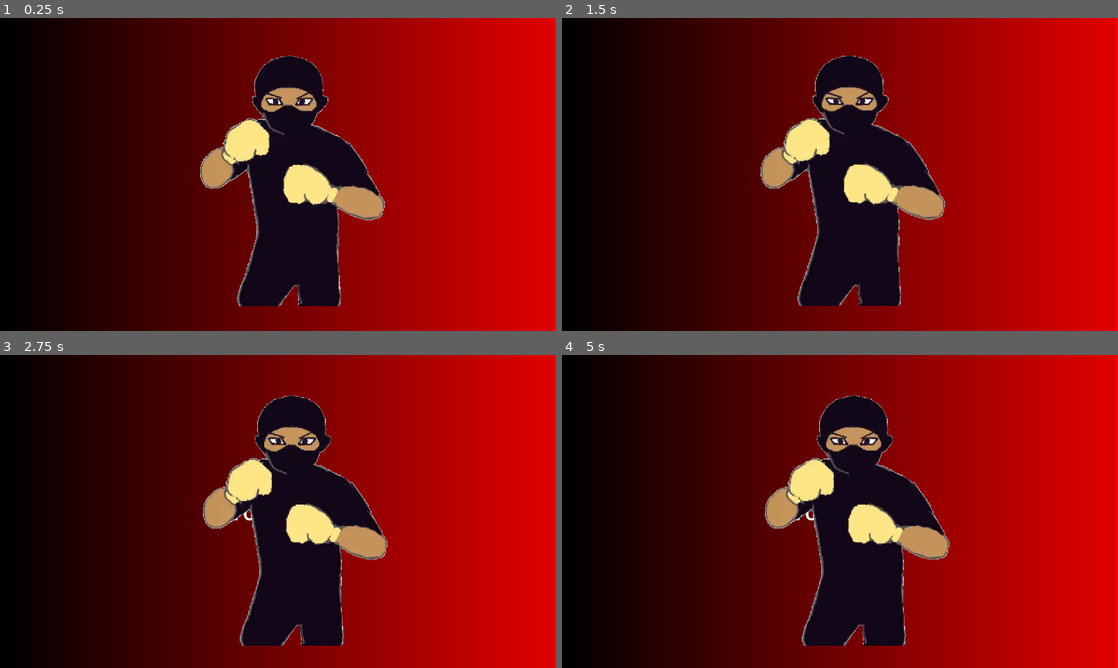
Above: before the commit, frames 1-4 (two rows, left to right).
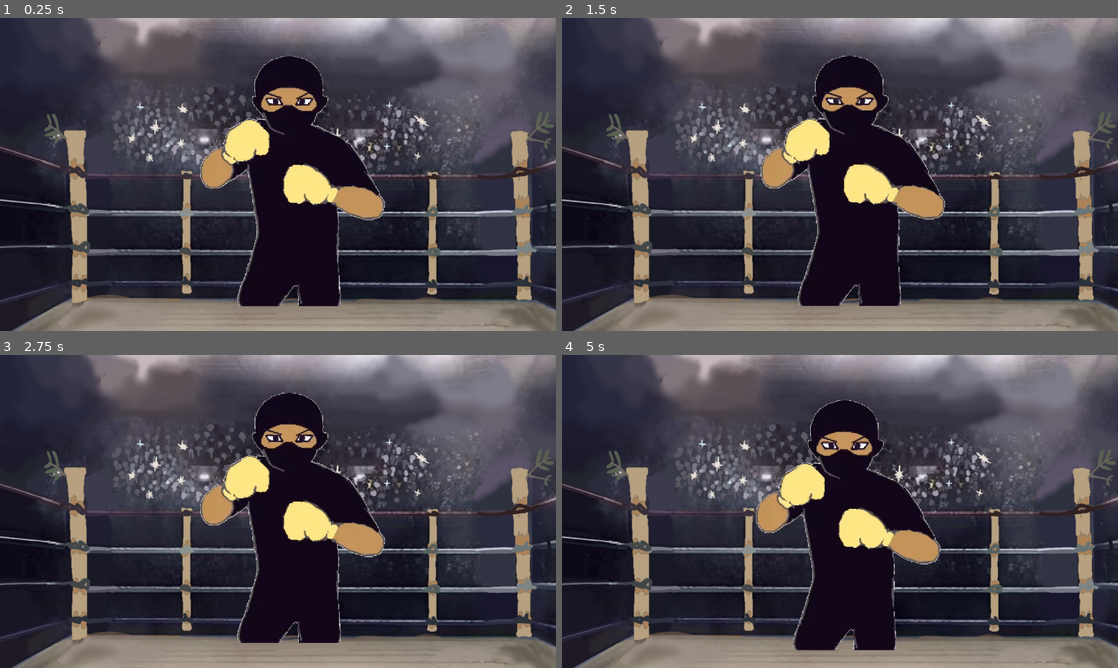
Above: after the commit, the same moments.

Repository: GDAC-at-Davis/GDAC-minigame-framework
Game: Godot game, scene res://minigames/shadowboxing/shadowboxing.tscn
The game is run twice, just before and just after one commit, with the same random seed, the same clock (stepped at 60 frames per second) and the same inputs. This scene is started directly instead of the project's main scene.
Inputs (mouse positions are in pixels of both pictures, inside the frame that each line leads up to):
- Up to frame 1 (0.25 s): no input
- Up to frame 2 (1.5 s): move the mouse to (962, 158) at 0.52 s; hold D (right) 0.53-1.28 s; click (962, 158) at 0.6 s; move the mouse to (728, 190) at 1.27 s; hold S (down) from 1.28 s (still down); click (728, 190) at 1.35 s
- Up to frame 3 (2.75 s): move the mouse to (333, 442) at 2.02 s; release S (down) at 2.03 s; hold D (right) from 2.03 s (still down); click (333, 442) at 2.1 s
- Up to frame 4 (5 s): move the mouse to (812, 574) at 2.77 s; release D (right) at 2.78 s; hold W (up) 2.78-3.53 s; click (812, 574) at 2.85 s; move the mouse to (1006, 558) at 3.52 s; hold A (left) from 3.53 s (still down); click (1006, 558) at 3.6 s; move the mouse to (673, 464) at 4.27 s; click (673, 464) at 4.35 s

The runs differ from the first frame. In frame 1, 85% of the frame differs, in the area x 0-100%, y 0-100%; in frame 2, 85%; in frame 3, 88%; in frame 4, 89%.
Error before the commit: Invalid assignment of property or key 'max_value' with value of type 'float' on a base object of type 'Nil'. (res://scripts/minigame_manager.gd:156)
Error after the commit: Invalid assignment of property or key 'visible' with value of type 'bool' on a base object of type 'null instance'. (res://minigames/shadowboxing/shadowboxing_…

Commit message:
started to implement red overlay, left punch

Diff:
--- /dev/null
+++ b/MinigameFramework/minigames/shadowboxing/red_overlay.gdshader
@@ -0,0 +1,17 @@
+shader_type canvas_item;
+
+// Allows sampling the screen texture in Godot 4
+uniform sampler2D screen_texture : hint_screen_texture, filter_linear_mipmap;
+uniform vec4 red_tint : source_color = vec4(1.0, 0.0, 0.0, 0.5); // Red color with 0.5 alpha
+uniform float intensity : hint_range(0.0, 1.0) = 0.5;
+
+void fragment() {
+    // Get the original screen color
+    vec4 screen_color = texture(screen_texture, SCREEN_UV);
+
+    // Mix the screen color with the red tint
+    vec3 tinted_rgb = mix(screen_color.rgb, red_tint.rgb, red_tint.a * intensity);
+
+    // Apply the final color
+    COLOR = vec4(tinted_rgb, screen_color.a);
+}
--- a/MinigameFramework/minigames/shadowboxing/shadowboxing.tscn
+++ b/MinigameFramework/minigames/shadowboxing/shadowboxing.tscn
@@ -1,22 +1,23 @@
-[gd_scene load_steps=9 format=3 uid="uid://c0fd5eqxcdio3"]
+[gd_scene load_steps=10 format=3 uid="uid://c0fd5eqxcdio3"]
 
 [ext_resource type="Script" uid="uid://70uo6yn78g0j" path="res://minigames/shadowboxing/shadowboxing_minigame.gd" id="1_npb7n"]
 [ext_resource type="PackedScene" uid="uid://cvm5bka5p8rwr" path="res://minigames/shadowboxing/boxer.tscn" id="2_npb7n"]
-[ext_resource type="Script" uid="uid://vqi1t6o84qql" path="res://minigames/shadowboxing/boxer.gd" id="3_xf8mx"]
-[ext_resource type="Curve" uid="uid://dymwctgfmkc14" path="res://minigames/shadowboxing/boxer_movement_curve_y.tres" id="4_dm4nt"]
-[ext_resource type="Curve" uid="uid://cjx801rxnink0" path="res://minigames/shadowboxing/boxer_movement_curve_x.tres" id="4_dscpv"]
-
-[sub_resource type="Gradient" id="Gradient_npb7n"]
-offsets = PackedFloat32Array(0, 0.99666667, 1)
-colors = PackedColorArray(0, 0, 0, 1, 0.88431424, 3.3450872e-06, 3.85046e-07, 1, 1, 0, 0, 1)
-
-[sub_resource type="GradientTexture1D" id="GradientTexture1D_xf8mx"]
-gradient = SubResource("Gradient_npb7n")
+[ext_resource type="Texture2D" uid="uid://n3hlnd14ff41" path="res://minigames/shadowboxing/shadowboxing_background.png" id="2_xf8mx"]
+[ext_resource type="Script" path="res://minigames/shadowboxing/boxer.gd" id="3_xf8mx"]
+[ext_resource type="Curve" path="res://minigames/shadowboxing/boxer_movement_curve_y.tres" id="4_dm4nt"]
+[ext_resource type="Curve" path="res://minigames/shadowboxing/boxer_movement_curve_x.tres" id="4_dscpv"]
+[ext_resource type="Shader" uid="uid://d400xa5b4vfk" path="res://minigames/shadowboxing/red_overlay.gdshader" id="7_qia5q"]
 
 [sub_resource type="Curve2D" id="Curve2D_npb7n"]
 
+[sub_resource type="ShaderMaterial" id="ShaderMaterial_tpqw4"]
+shader = ExtResource("7_qia5q")
+shader_parameter/red_tint = Color(1, 0, 0, 0.5)
+shader_parameter/intensity = 0.5
+
 [node name="Shadowboxing" type="Node"]
 script = ExtResource("1_npb7n")
+pause_duration = 3.5
 instruction = "Don't look!"
 countdown_time = 7.0
 metadata/_custom_type_script = "uid://yiv2g3c50yqb"
@@ -25,7 +26,15 @@
 offset_right = 1280.0
 offset_bottom = 720.0
 mouse_filter = 2
-texture = SubResource("GradientTexture1D_xf8mx")
+texture = ExtResource("2_xf8mx")
+
+[node name="Boxer" parent="." instance=ExtResource("2_npb7n")]
+position = Vector2(682, 305)
+scale = Vector2(0.5, 0.5)
+script = ExtResource("3_xf8mx")
+idle_curve_x = ExtResource("4_dscpv")
+idle_curve_y = ExtResource("4_dm4nt")
+bob_speed = 50
 
 [node name="Message" type="Label" parent="."]
 anchors_preset = 8
@@ -49,15 +58,18 @@
 wait_time = 0.07
 autostart = true
 
-[node name="Boxer" parent="." instance=ExtResource("2_npb7n")]
-position = Vector2(682, 305)
-scale = Vector2(0.5, 0.5)
-script = ExtResource("3_xf8mx")
-idle_curve_x = ExtResource("4_dscpv")
-idle_curve_y = ExtResource("4_dm4nt")
-bob_speed = 50
-
 [node name="Path2D" type="Path2D" parent="."]
 curve = SubResource("Curve2D_npb7n")
 
+[node name="OverlayLayer" type="CanvasLayer" parent="."]
+
+[node name="ColorRect" type="ColorRect" parent="OverlayLayer"]
+visible = false
+material = SubResource("ShaderMaterial_tpqw4")
+anchors_preset = 15
+anchor_right = 1.0
+anchor_bottom = 1.0
+grow_horizontal = 2
+grow_vertical = 2
+
 [connection signal="timeout" from="Timer" to="." method="_on_timer_timeout"]
--- a/MinigameFramework/minigames/shadowboxing/shadowboxing_minigame.gd
+++ b/MinigameFramework/minigames/shadowboxing/shadowboxing_minigame.gd
@@ -9,13 +9,14 @@
 var lost: bool = false
 var delay: float = 2.0
 var speed: float = 0.2
+@onready var flash_overlay = $FlashOverlay
 @onready var blink_timer = $Timer
 
 #@export var idle_curve: Curve
 #@export var bob_speed: int = 10
 #@export var movement_curve: Curve
 @export var pause_frame: int = 15  # The frame number to pause on (Remember: Frame 1 is actually 0!)
-@export var pause_duration: float = 3.5  # How many seconds to pause for
+@export var pause_duration: float = 0.1  # How many seconds to pause for
 var has_paused_this_punch: bool = false  # To stop it from pausing endlessly if it loops
 
 # 0: up, 1: right, 2: down, 3: left (think of compass, never eat soggy waffles!)
@@ -25,6 +26,9 @@
 func start():
 	# Reset variables
 	arrows.clear()
+	flash_overlay.visible = false
+	flash_overlay.material.set_shader_param("flash_intensity", 0.0)
+
 	# Adjust for difficulty
 	countdown_time /= difficulty
 	delay /= difficulty
@@ -76,15 +80,16 @@
 			arrows[0].global_position += Vector2(0, speed)
 		elif direction == 3:
 			arrows[0].global_position -= Vector2(speed, 0)
-			boxer_sprite.pause()
-			await get_tree().create_timer(0.001, false).timeout
-			boxer_sprite.play("left_punch")
+			#boxer_sprite.pause()
+			#await get_tree().create_timer(0.001, false).timeout
+			#boxer_sprite.play("left_punch")
 		if Input.is_action_pressed(&"up"):
 			remove_arrow(arrows)
 			boxer_sprite.stop()
 			if (direction != 0):
 				win()
 			else:
+				play_red_flash()
 				lose()
 		if Input.is_action_pressed(&"right"):
 			remove_arrow(arrows)
@@ -92,6 +97,7 @@
 			if (direction != 1):
 				win()
 			else:
+				play_red_flash()
 				lose()
 		if Input.is_action_pressed(&"down"):
 			remove_arrow(arrows)
@@ -99,6 +105,7 @@
 			if (direction != 2):
 				win()
 			else:
+				play_red_flash()
 				lose()
 		if Input.is_action_pressed(&"left"):
 			remove_arrow(arrows)
@@ -106,6 +113,7 @@
 			if (direction != 3):
 				win()
 			else:
+				play_red_flash()
 				lose()
 
 
@@ -153,3 +161,18 @@
 
 		# 5. Resume the animation!
 		boxer_sprite.play()
+
+func play_red_flash():
+	flash_overlay.visible = true
+
+   	# Create a tween to animate the shader param
+	var tween = create_tween()
+
+   	# 1. Flash to full intensity quickly (0.05s)
+	tween.tween_property(flash_overlay.material, "shader_parameter/flash_intensity", 0.6, 0.05)
+
+   	# 2. Fade out smoothly (0.2s)
+	tween.tween_property(flash_overlay.material, "shader_parameter/flash_intensity", 0.0, 0.2)
+
+   	# 3. Hide node when finished
+	tween.tween_callback(func(): flash_overlay.visible = false)
Not shown: 1 places in MinigameFramework/minigames/shadowboxing/boxer_movement_curve_x.tres that only renumber resources
Not shown: 1 places in MinigameFramework/minigames/shadowboxing/boxer_movement_curve_y.tres that only renumber resources
Not shown, added: MinigameFramework/minigames/shadowboxing/red_overlay.gdshader.uid
